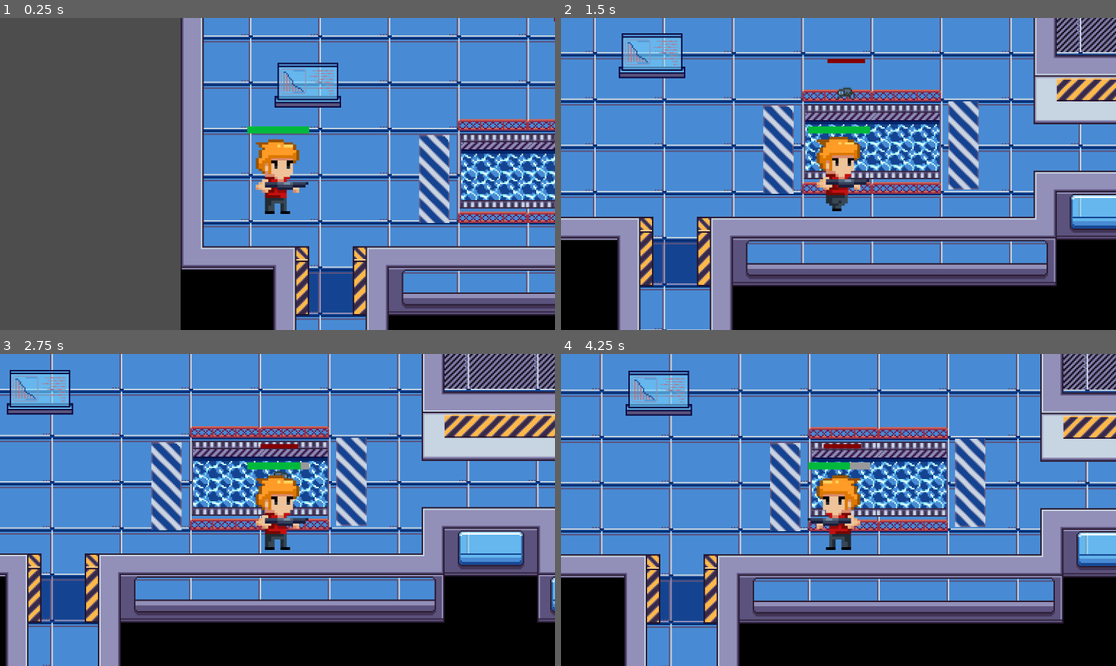
Above: before the commit, frames 1-4 (two rows, left to right).
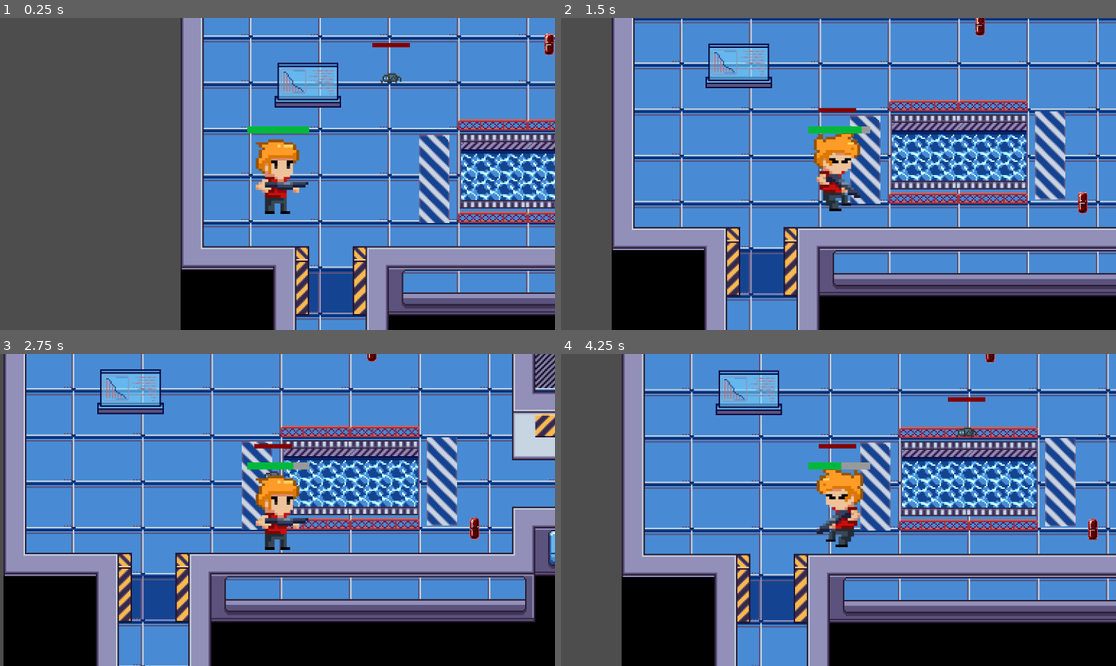
Above: after the commit, the same moments.

Repository: zainatbakhi2005-hub/freakylab-FOR-REAL
Game: Godot game, scene res://main_scene.tscn
The game is run twice, just before and just after one commit, with the same random seed, the same clock (stepped at 60 frames per second) and the same inputs.
Inputs (mouse positions are in pixels of both pictures, inside the frame that each line leads up to):
- Up to frame 1 (0.25 s): no input
- Up to frame 2 (1.5 s): move the mouse to (960, 158) at 0.52 s; hold D (MoveRight) 0.53-1.28 s; click (960, 158) at 0.6 s; move the mouse to (727, 189) at 1.27 s; hold S (MoveDown) from 1.28 s (still down); click (727, 189) at 1.35 s
- Up to frame 3 (2.75 s): move the mouse to (333, 441) at 2.02 s; release S (MoveDown) at 2.03 s; hold D (MoveRight) from 2.03 s (still down); click (333, 441) at 2.1 s
- Up to frame 4 (4.25 s): move the mouse to (810, 572) at 2.77 s; release D (MoveRight) at 2.78 s; hold W (MoveUp) 2.78-3.53 s; click (810, 572) at 2.85 s; move the mouse to (1005, 556) at 3.52 s; hold A (MoveLeft) from 3.53 s (still down); click (1005, 556) at 3.6 s

The runs differ from the first frame. In frame 1, 0.3% of the frame differs, in the area x 67-100%, y 0-21%; in frame 2, 68%, in the area x 0-100%, y 0-100%; in frame 3, 51%; in frame 4, 57%.

Commit message:
zaina

Diff:
--- a/Lap_Map.tscn
+++ b/Lap_Map.tscn
@@ -14,7 +14,7 @@
 position = Vector2(75, 174)
 texture = ExtResource("1_c3an6")
 
-[node name="walls" type="StaticBody2D" parent="."]
+[node name="walls" type="StaticBody2D" parent="." groups=["walls"]]
 
 [node name="CollisionPolygon2D" type="CollisionPolygon2D" parent="walls"]
 position = Vector2(-5, 42)
--- /dev/null
+++ b/Medkit.tscn
@@ -0,0 +1,18 @@
+[gd_scene load_steps=4 format=3 uid="uid://bvueho12bdyc8"]
+
+[ext_resource type="Texture2D" uid="uid://c7w1o7u0qck" path="res://characters/Pixel_Sidescroller_Character/med.png" id="1_icouj"]
+[ext_resource type="Script" uid="uid://c2mxboeuchnin" path="res://medkit.gd" id="1_p1bxr"]
+
+[sub_resource type="RectangleShape2D" id="RectangleShape2D_p1bxr"]
+size = Vector2(9.65625, 17.6367)
+
+[node name="Medkit" type="Area2D"]
+script = ExtResource("1_p1bxr")
+
+[node name="Sprite2D" type="Sprite2D" parent="."]
+position = Vector2(-1.42109e-14, 0)
+scale = Vector2(0.0344792, 0.0360417)
+texture = ExtResource("1_icouj")
+
+[node name="CollisionShape2D" type="CollisionShape2D" parent="."]
+shape = SubResource("RectangleShape2D_p1bxr")
--- a/bullet.gd
+++ b/bullet.gd
@@ -0,0 +1,28 @@
+extends Area2D
+
+@export var speed: float = 600.0
+@export var damage: int = 50
+var direction: Vector2 = Vector2.ZERO
+
+func _ready() -> void:
+	# Connect collision signal safely
+	if not is_connected("body_entered", Callable(self, "_on_body_entered")):
+		connect("body_entered", Callable(self, "_on_body_entered"))
+
+func _physics_process(delta: float) -> void:
+	# Move bullet in its assigned direction
+	position += direction * speed * delta
+
+	# Remove bullet if it leaves map bounds
+	if position.x < 0 or position.y < 0 or position.x > 2048 or position.y > 2048:
+		queue_free()
+
+func _on_body_entered(body: Node) -> void:
+	if body.is_in_group("Enemies") and body.has_method("take_damage"):
+		body.take_damage(damage)
+		queue_free()
+		return
+
+	# Optional: destroy bullet if it hits walls
+	if body.is_in_group("walls"):
+		queue_free()
--- a/bullet.tscn
+++ b/bullet.tscn
@@ -3,10 +3,10 @@
 [ext_resource type="Script" uid="uid://bmtl35k021aqe" path="res://bullet.gd" id="1_v8qja"]
 [ext_resource type="Texture2D" uid="uid://dkrxbxbqq6uwi" path="res://tileset/tiles_laboratory_LandOfPixels/48px/projectile01-straight1.png" id="2_t4vbm"]
 
-[sub_resource type="RectangleShape2D" id="RectangleShape2D_2b2rl"]
-size = Vector2(22, 11)
+[sub_resource type="CircleShape2D" id="CircleShape2D_v8qja"]
+radius = 19.0066
 
-[node name="bullet" type="Area2D"]
+[node name="Bullet" type="Area2D"]
 script = ExtResource("1_v8qja")
 
 [node name="Sprite2D" type="Sprite2D" parent="."]
@@ -16,6 +16,6 @@
 
 [node name="CollisionShape2D" type="CollisionShape2D" parent="."]
 position = Vector2(1, 0.5)
-shape = SubResource("RectangleShape2D_2b2rl")
+shape = SubResource("CircleShape2D_v8qja")
 
 [connection signal="body_entered" from="." to="." method="_on_body_entered"]
--- a/enemy.gd
+++ b/enemy.gd
@@ -2,7 +2,8 @@
 
 @export var speed: float = 60.0
 @export var damage: int = 10
-@export var damage_interval: float = 0.5 # seconds between hits
+@export var damage_interval: float = 0.5
+@export var max_hits: int = 2
 
 @onready var anim: AnimatedSprite2D = $enemysprite
 
@@ -10,43 +11,40 @@
 var is_touching_player: bool = false
 var damage_timer: float = 0.0
 var is_dead: bool = false
+var current_hits: int = 0
 
 func _ready() -> void:
-	# Find the player
 	var players = get_tree().get_nodes_in_group("player")
 	if players.size() > 0:
 		player = players[0]
 
-	# Connect Area2D signals
-	$Area2D.body_entered.connect(_on_Area2D_body_entered)
-	$Area2D.body_exited.connect(_on_Area2D_body_exited)
+	if has_node("Area2D"):
+		$Area2D.body_entered.connect(_on_Area2D_body_entered)
+		$Area2D.body_exited.connect(_on_Area2D_body_exited)
+
+	add_to_group("Enemies")
 
 func _physics_process(delta: float) -> void:
 	if is_dead:
 		return
 
 	if player:
-		# Move toward player using velocity so collisions work
 		var direction = (player.global_position - global_position).normalized()
 		velocity = direction * speed
 		move_and_slide()
-
-		# Play crawl animation
 		anim.play("crawl")
-
-		# Flip sprite based on direction
 		if direction.x < 0:
 			anim.flip_h = false
 		elif direction.x > 0:
 			anim.flip_h = true
 
-	# Deal continuous damage if touching player
 	if is_touching_player and player and player.has_method("take_damage"):
 		damage_timer -= delta
 		if damage_timer <= 0.0:
 			player.take_damage(damage)
 			damage_timer = damage_interval
 
+# Area2D contact
 func _on_Area2D_body_entered(body: Node) -> void:
 	if body.is_in_group("player"):
 		is_touching_player = true
@@ -56,10 +54,14 @@
 	if body.is_in_group("player"):
 		is_touching_player = false
 
+# Hit by player
 func take_damage(amount: int) -> void:
 	if is_dead:
 		return
-	# add health/damage logic if needed
+	current_hits += amount
+	anim.play("hurt")
+	if current_hits >= max_hits:
+		die()
 
 func die() -> void:
 	is_dead = true
--- a/enemy.tscn
+++ b/enemy.tscn
@@ -78,7 +78,7 @@
 "speed": 5.0
 }]
 
-[node name="enemy" type="CharacterBody2D"]
+[node name="enemy" type="CharacterBody2D" groups=["Enemies"]]
 script = ExtResource("1_4gyqm")
 
 [node name="CollisionShape2D" type="CollisionShape2D" parent="."]
--- /dev/null
+++ b/game_over_01r.tscn
@@ -0,0 +1,24 @@
+[gd_scene load_steps=4 format=3 uid="uid://cinojwnk1wab7"]
+
+[ext_resource type="PackedScene" uid="uid://dbfa8wre4mguf" path="res://characters/Pixel_Sidescroller_Character/menu/game_over.tscn" id="1_77lua"]
+
+[sub_resource type="Animation" id="Animation_y26ei"]
+resource_name = "game over "
+
+[sub_resource type="AnimationLibrary" id="AnimationLibrary_yxx3c"]
+_data = {
+&"game over ": SubResource("Animation_y26ei")
+}
+
+[node name="game over" instance=ExtResource("1_77lua")]
+
+[node name="TextureRect" parent="." index="1"]
+offset_left = 2.0
+offset_top = -2.0
+offset_right = 2.0
+offset_bottom = -2.0
+
+[node name="AnimationPlayer" type="AnimationPlayer" parent="." index="7"]
+libraries = {
+&"": SubResource("AnimationLibrary_yxx3c")
+}
--- a/main_scene.tscn
+++ b/main_scene.tscn
@@ -1,19 +1,23 @@
-[gd_scene load_steps=5 format=3 uid="uid://yegmh4o2ecg6"]
+[gd_scene load_steps=8 format=3 uid="uid://yegmh4o2ecg6"]
 
 [ext_resource type="PackedScene" uid="uid://crh7kvson5a6q" path="res://Lap_Map.tscn" id="1_0f027"]
 [ext_resource type="PackedScene" uid="uid://dqgyl2esi6sfo" path="res://player.tscn" id="2_2c62f"]
 [ext_resource type="PackedScene" uid="uid://dus0a15m8lmt" path="res://enemy.tscn" id="3_gyfs4"]
 [ext_resource type="Script" uid="uid://cxruyr4cdnsg6" path="res://enemy_spawner.gd" id="4_d5x1h"]
+[ext_resource type="PackedScene" uid="uid://bvueho12bdyc8" path="res://Medkit.tscn" id="5_8mm7a"]
+[ext_resource type="Script" uid="uid://wbwwb7rrggai" path="res://medkit_spawns.gd" id="5_hq1ik"]
+[ext_resource type="AudioStream" uid="uid://ctids4xy8ohy1" path="res://Relic Hunters Zero： Remix ｜ Main Theme.wav" id="7_nfk4m"]
 
 [node name="MainScene" type="Node2D"]
-position = Vector2(-2721, -2701)
+position = Vector2(-2720, -2701)
 
 [node name="LapMap" parent="." instance=ExtResource("1_0f027")]
 position = Vector2(3188, 2860)
 
 [node name="enemy" parent="." instance=ExtResource("3_gyfs4")]
-position = Vector2(3092, 2850)
+position = Vector2(2965, 2862)
 slide_on_ceiling = false
+speed = 70.0
 
 [node name="Player" parent="." groups=["player"] instance=ExtResource("2_2c62f")]
 position = Vector2(2874, 2952)
@@ -24,13 +28,37 @@
 [node name="EnemySpawner" type="Node2D" parent="."]
 position = Vector2(2910, 3070)
 script = ExtResource("4_d5x1h")
-spawn_interval = 2.0
+spawn_interval = 3.0
 
 [node name="spawn1" type="Node2D" parent="EnemySpawner"]
-position = Vector2(183, 162)
+position = Vector2(628, -216)
 
 [node name="spawn2" type="Node2D" parent="EnemySpawner"]
-position = Vector2(538, 30)
+position = Vector2(367, 166)
 
 [node name="spawn3" type="Node2D" parent="EnemySpawner"]
-position = Vector2(561, -191)
+position = Vector2(187, -216)
+
+[node name="spawn4" type="Node2D" parent="EnemySpawner"]
+position = Vector2(-27, 166)
+
+[node name="MedkitSpawns" type="Node2D" parent="." node_paths=PackedStringArray("spawn_points")]
+position = Vector2(2961, 3228)
+script = ExtResource("5_hq1ik")
+medkit_scene = ExtResource("5_8mm7a")
+spawn_points = [NodePath("medsp1"), NodePath("med2"), NodePath("med3")]
+
+[node name="medsp1" type="Node2D" parent="MedkitSpawns"]
+position = Vector2(101, -366)
+
+[node name="med2" type="Node2D" parent="MedkitSpawns"]
+
+[node name="med3" type="Node2D" parent="MedkitSpawns"]
+position = Vector2(608, -48)
+
+[node name="Medkit" parent="." instance=ExtResource("5_8mm7a")]
+position = Vector2(3133, 2985)
+
+[node name="themeMusic" type="AudioStreamPlayer" parent="."]
+stream = ExtResource("7_nfk4m")
+autoplay = true
--- /dev/null
+++ b/medkit.gd
@@ -0,0 +1,19 @@
+extends Area2D
+
+@export var heal_amount: int = 30  # updated to 30 points
+
+func _ready() -> void:
+	# Connect signal so it works automatically
+	connect("body_entered", Callable(self, "_on_body_entered"))
+
+func _on_body_entered(body: Node2D) -> void:
+	# Check if the thing that touched is the player
+	if body.is_in_group("player"):
+		# Call player's take_damage with negative = heal
+		if body.has_method("take_damage"):
+			body.take_damage(-heal_amount)
+			# Make sure health doesn't exceed max_health
+			if body.current_health > body.max_health:
+				body.current_health = body.max_health
+				body.health_bar.value = body.current_health
+		queue_free()  # remove medkit after pickup
--- /dev/null
+++ b/medkit_spawns.gd
@@ -0,0 +1,20 @@
+extends Node2D
+
+@export var medkit_scene: PackedScene
+@export var spawn_points: Array[Node2D] = []
+@export var spawn_interval: float = 3.0
+
+var timer: float = 0.0
+
+func _process(delta: float) -> void:
+	timer -= delta
+	if timer <= 0:
+		spawn_medkits()
+		timer = spawn_interval
+
+func spawn_medkits():
+	for point in spawn_points:
+		if medkit_scene:
+			var medkit = medkit_scene.instantiate()
+			get_parent().add_child(medkit)  # add to MainScene
+			medkit.global_position = point.global_position
--- a/player.gd
+++ b/player.gd
@@ -8,27 +8,51 @@
 @onready var health_bar: ProgressBar = $HealthBar
 
 var is_damaged: bool = false
-var damage_display_time: float = 0.3 # seconds to show damaged animation
+var damage_display_time: float = 0.3
 var damage_timer: float = 0.0
+
+var controls_reversed: bool = false
+var flip_timer: float = 0.0
+var flip_interval: float = 5.0
+
+# New: mechanics change timer
+var mechanic_timer: float = 15.0  # every 15 seconds
 
 func _ready() -> void:
 	current_health = max_health
 	health_bar.max_value = max_health
 	health_bar.value = current_health
-	add_to_group("player") # enemies can find this group
+	add_to_group("player")
+	flip_timer = flip_interval
 
 func _physics_process(delta: float) -> void:
-	# Handle damaged animation timer
+	# Damaged animation timer
 	if is_damaged:
 		damage_timer -= delta
 		if damage_timer <= 0:
 			is_damaged = false
 
-	# Movement input (only if not dead or damaged)
+	# Control flip timer
+	flip_timer -= delta
+	if flip_timer <= 0:
+		controls_reversed = not controls_reversed
+		flip_timer = flip_interval
+
+	# Mechanics timer
+	mechanic_timer -= delta
+	if mechanic_timer <= 0:
+		change_mechanics()
+		mechanic_timer = 15.0  # reset timer
+
+	# Movement
 	var input_vector := Vector2.ZERO
 	if not is_damaged:
-		input_vector.x = Input.get_action_strength("MoveRight") - Input.get_action_strength("MoveLeft")
-		input_vector.y = Input.get_action_strength("MoveDown") - Input.get_action_strength("MoveUp")
+		if controls_reversed:
+			input_vector.x = Input.get_action_strength("MoveLeft") - Input.get_action_strength("MoveRight")
+			input_vector.y = Input.get_action_strength("MoveUp") - Input.get_action_strength("MoveDown")
+		else:
+			input_vector.x = Input.get_action_strength("MoveRight") - Input.get_action_strength("MoveLeft")
+			input_vector.y = Input.get_action_strength("MoveDown") - Input.get_action_strength("MoveUp")
 		input_vector = input_vector.normalized()
 
 		velocity = input_vector * speed
@@ -47,24 +71,38 @@
 			elif input_vector.x > 0:
 				anim.flip_h = false
 
-# Player taking damage
+	# Click to "shoot" enemy
+	if Input.is_action_just_pressed("shoot"):
+		var mouse_pos = get_global_mouse_position()
+		var enemies = get_tree().get_nodes_in_group("Enemies")
+		for e in enemies:
+			if e.global_position.distance_to(mouse_pos) < 50:
+				if e.has_method("take_damage"):
+					e.take_damage(1)
+
+# Function called every 15 seconds
+func change_mechanics() -> void:
+	# Example changes:
+	# 1. Randomize speed between 150-250
+	speed = randi() % 100 + 150
+	# 2. Toggle control flip
+	controls_reversed = not controls_reversed
+	print("Mechanics changed! Speed:", speed, "Controls reversed:", controls_reversed)
+
+# Player takes damage from enemy
 func take_damage(amount: int) -> void:
 	current_health -= amount
 	if current_health < 0:
 		current_health = 0
-
 	health_bar.value = current_health
-	print("Player health: ", current_health)
-
-	# Play damaged animation
 	is_damaged = true
 	damage_timer = damage_display_time
-
 	if current_health <= 0:
 		die()
 
 func die() -> void:
 	anim.play("die")
-	set_physics_process(false) # stop movement
+	set_physics_process(false)
 	await anim.animation_finished
 	queue_free()
+	#get_tree().change_scene_to_file("res://game_over_01r.tscn")
--- a/player.tscn
+++ b/player.tscn
@@ -156,78 +156,18 @@
 
 [sub_resource type="Animation" id="Animation_7hik5"]
 length = 0.001
-tracks/0/type = "value"
-tracks/0/imported = false
-tracks/0/enabled = true
-tracks/0/path = NodePath("BullerSpawn:position")
-tracks/0/interp = 1
-tracks/0/loop_wrap = true
-tracks/0/keys = {
-"times": PackedFloat32Array(0),
-"transitions": PackedFloat32Array(1),
-"update": 0,
-"values": [Vector2(-1, 7)]
-}
 
 [sub_resource type="Animation" id="Animation_2wuci"]
 resource_name = "aimdownBullet"
-tracks/0/type = "value"
-tracks/0/imported = false
-tracks/0/enabled = true
-tracks/0/path = NodePath("BullerSpawn:position")
-tracks/0/interp = 1
-tracks/0/loop_wrap = true
-tracks/0/keys = {
-"times": PackedFloat32Array(0),
-"transitions": PackedFloat32Array(1),
-"update": 0,
-"values": [Vector2(19, 18)]
-}
 
 [sub_resource type="Animation" id="Animation_qtqh7"]
 resource_name = "aimupBullet"
-tracks/0/type = "value"
-tracks/0/imported = false
-tracks/0/enabled = true
-tracks/0/path = NodePath("BullerSpawn:position")
-tracks/0/interp = 1
-tracks/0/loop_wrap = true
-tracks/0/keys = {
-"times": PackedFloat32Array(0),
-"transitions": PackedFloat32Array(1),
-"update": 0,
-"values": [Vector2(15, -11)]
-}
 
 [sub_resource type="Animation" id="Animation_jm5j8"]
 resource_name = "idle-bullet"
-tracks/0/type = "value"
-tracks/0/imported = false
-tracks/0/enabled = true
-tracks/0/path = NodePath("BullerSpawn:position")
-tracks/0/interp = 1
-tracks/0/loop_wrap = true
-tracks/0/keys = {
-"times": PackedFloat32Array(0, 0.1),
-"transitions": PackedFloat32Array(1, 1),
-"update": 0,
-"values": [Vector2(23, 7), Vector2(23, 7)]
-}
 
 [sub_resource type="Animation" id="Animation_iruf7"]
 resource_name = "walkBullet"
-tracks/0/type = "value"
-tracks/0/imported = false
-tracks/0/enabled = true
-tracks/0/path = NodePath("BullerSpawn:position")
-tracks/0/interp = 1
-tracks/0/loop_wrap = true
-tracks/0/keys = {
-"times": PackedFloat32Array(0),
-"transitions": PackedFloat32Array(1),
-"update": 0,
-"values": [Vector2(22, 6)]
-}
 
 [sub_resource type="AnimationLibrary" id="AnimationLibrary_j5n4i"]
 _data = {
@@ -262,9 +202,6 @@
 visibility_layer = 3
 position = Vector2(1, 1)
 shape = SubResource("RectangleShape2D_onrkg")
-
-[node name="BullerSpawn" type="Marker2D" parent="."]
-position = Vector2(-1, 7)
 
 [node name="AnimationPlayer" type="AnimationPlayer" parent="."]
 libraries = {
@@ -284,3 +221,6 @@
 max_value = 150.0
 value = 150.0
 show_percentage = false
+
+[node name="BulletSpawn" type="Node2D" parent="."]
+position = Vector2(27, 6)
--- a/project.godot
+++ b/project.godot
@@ -37,6 +37,11 @@
 "events": [Object(InputEventKey,"resource_local_to_scene":false,"resource_name":"","device":0,"window_id":0,"alt_presse …(189 unchanged characters)…
 ]
 }
+shoot={
+"deadzone": 0.2,
+"events": [Object(InputEventMouseButton,"resource_local_to_scene":false,"resource_name":"","device":-1,"window_id":0,"alt_pressed":false,"shift_pressed":false,"ctrl_pressed":false,"meta_pressed":false,"button_mask":0,"position":Vector2(0, 0),"global_position":Vector2(0, 0),"factor":1.0,"button_index":1,"canceled":false,"pressed":false,"double_click":false,"script":null)
+]
+}
 
 [rendering]
 
Not shown, added: Relic Hunters Zero_ Remix Main Theme.mp3.import
Not shown, added: Relic Hunters Zero： Remix ｜ Main Theme.wav.import
Binary file added: characters/Pixel_Sidescroller_Character/med.png
Not shown, added: characters/Pixel_Sidescroller_Character/med.png.import
Empty file added: main_scene.gd
Not shown, added: main_scene.gd.uid
Not shown, added: medkit.gd.uid
Not shown, added: medkit_spawns.gd.uid
Not shown, added: Relic Hunters Zero_ Remix Main Theme.mp3
Not shown, added: Relic Hunters Zero： Remix ｜ Main Theme.wav
